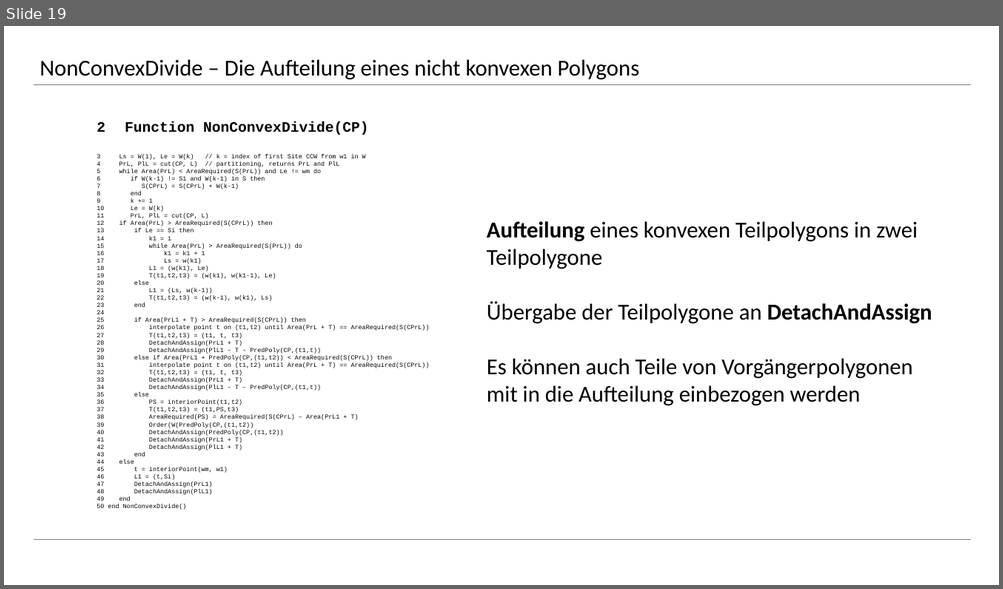
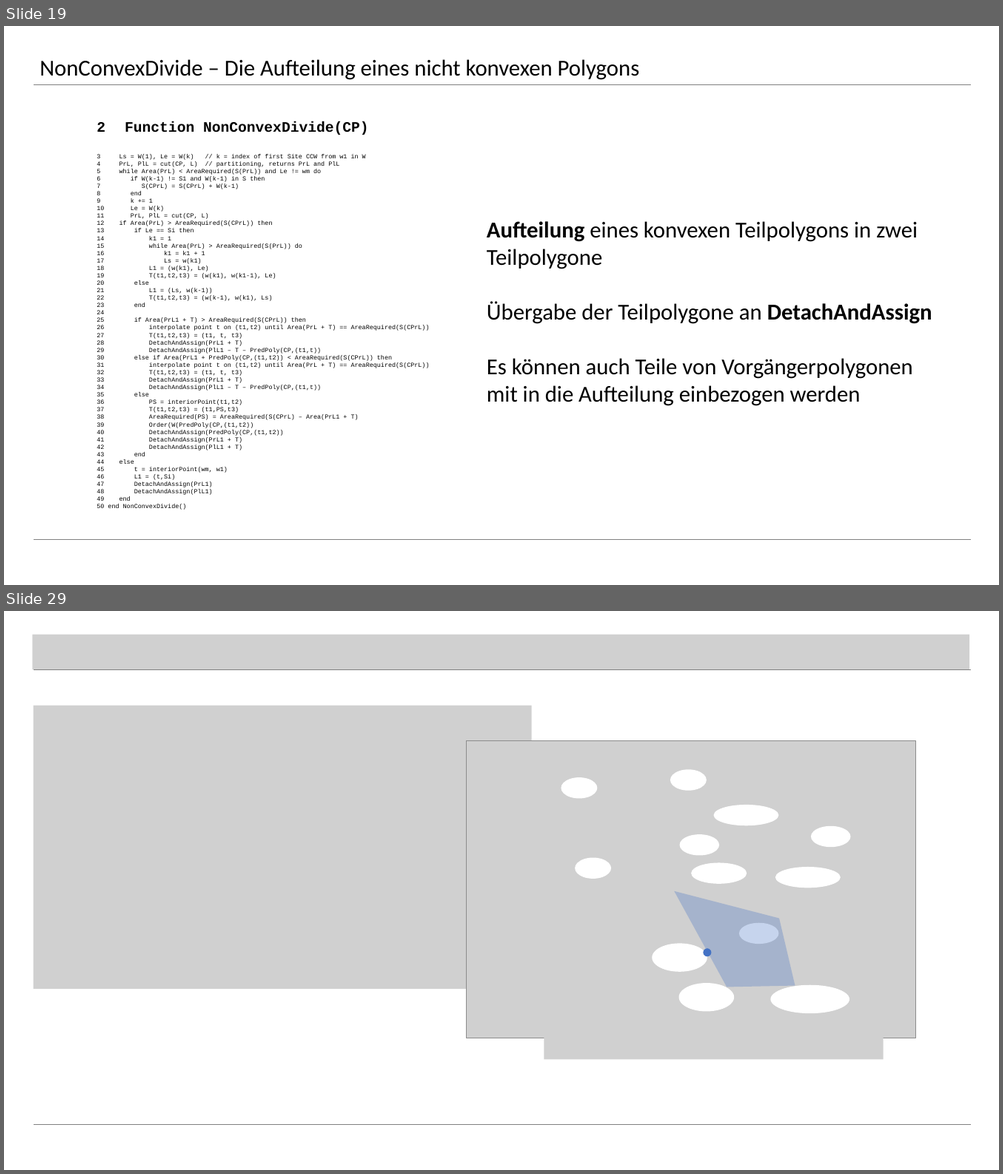
Before and after one commit to rhoentier/Algorithmische-Geometrie, a slide deck: Präsentation/Präsentation Steffen.pptx. Shown one above the other, each under a label of ours: slide 19 before the commit, slides 19 and 29 after it; the slides between them are not shown. The pictures are 1003x589 and 1003x1174 pixels, drawn with LibreOffice and Linux fonts; fonts in the diff are those of the drawing; grey boxes stand for pictures. Boxes give left, top, right and bottom in pixels: in the first picture for what was removed or moved away, otherwise in the second. Text is boxed around its words. In the diff, an @@ line names an element or a change of style, - is before the commit and + after.

```diff
--- a/Präsentation/Präsentation Steffen.pptx
+++ b/Präsentation/Präsentation Steffen.pptx
@@ slide 29 added at (4,611,999,1170), background #FFFFFF @@
@@ picture added at (32,634,970,669) @@
@@ line added from (33, 670) to (970, 670), #808080 0.5 pt @@
@@ picture added at (33,705,532,988) @@
@@ picture added at (466,741,916,1039) @@
@@ ellipse added at (560,777,597,798), fill #FFFFFF @@
@@ ellipse added at (670,770,707,791), fill #FFFFFF @@
@@ ellipse added at (714,805,779,826), fill #FFFFFF @@
@@ ellipse added at (811,826,850,847), fill #FFFFFF @@
@@ ellipse added at (679,834,719,856), fill #FFFFFF @@
@@ ellipse added at (575,858,612,879), fill #FFFFFF @@
@@ ellipse added at (691,863,746,884), fill #FFFFFF @@
@@ ellipse added at (776,867,840,888), fill #FFFFFF @@
@@ freeform shape added at (674,891,795,988), fill #4472C4 at 30% opacity @@
@@ ellipse added at (739,923,779,944), fill #FFFFFF @@
@@ ellipse added at (652,944,707,972), fill #FFFFFF @@
@@ ellipse added at (703,949,711,957), fill #4472C4 @@
@@ ellipse added at (678,983,734,1011), fill #FFFFFF @@
@@ ellipse added at (770,985,849,1014), fill #FFFFFF @@
@@ picture added at (544,1028,884,1060) @@
@@ line added from (33, 1125) to (970, 1125), #808080 0.5 pt @@
```
Also in this commit, not shown: 6 slides changed, 8 other slides added.
